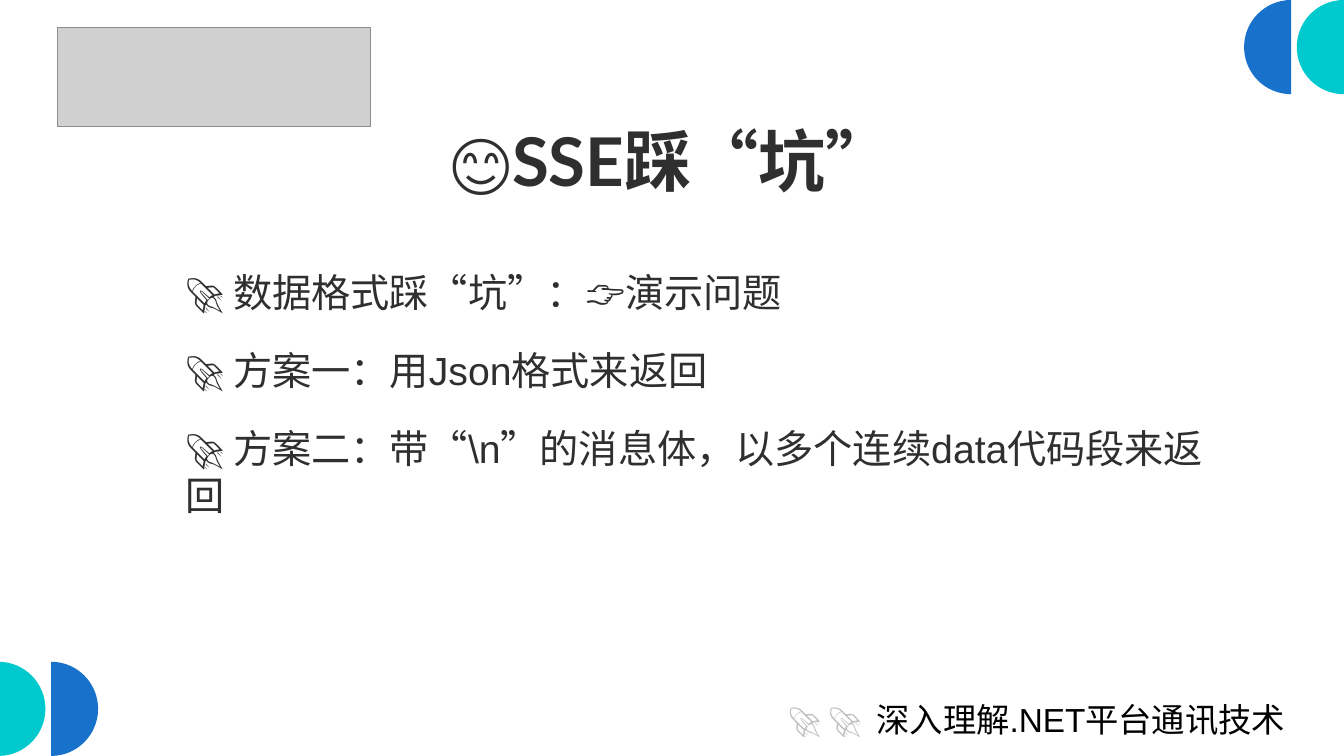
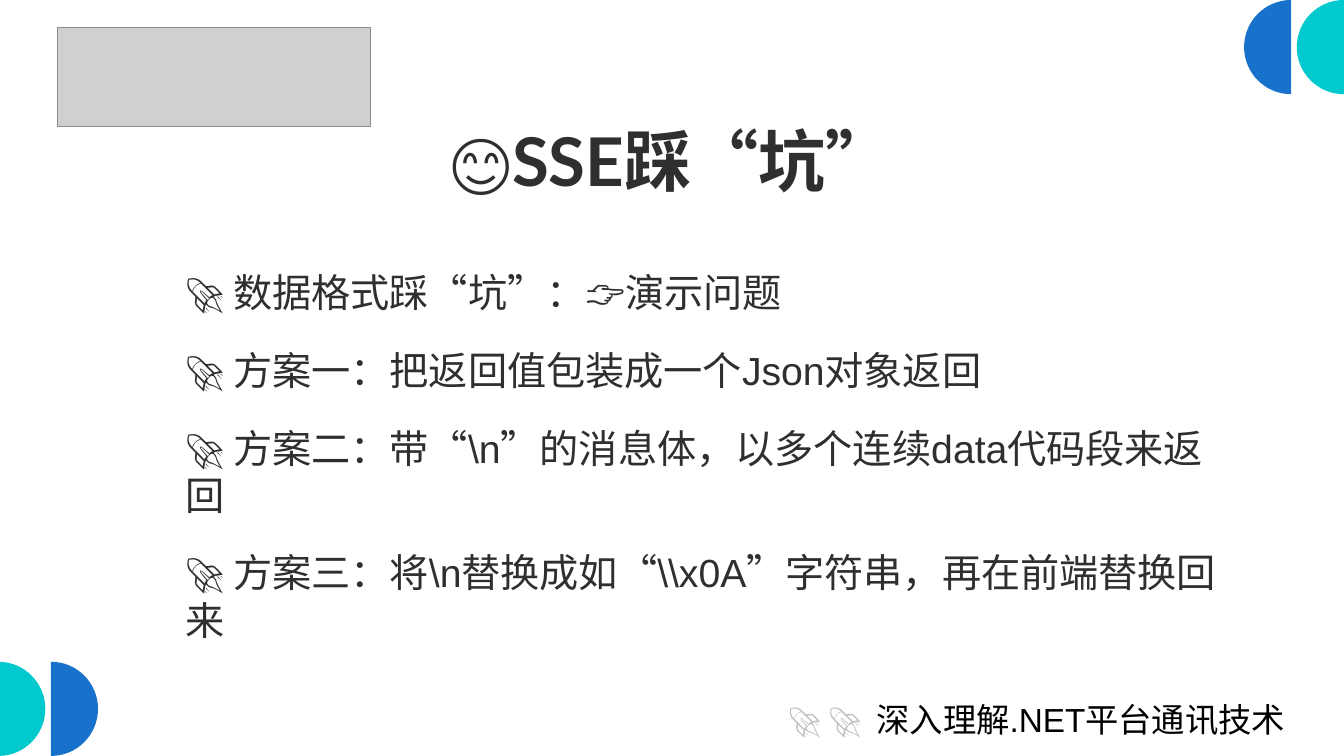
Before and after one commit to scottfly189/dotnet_net_course, a slide deck: slide 6 of src/8.SseDemo/sse_server.odp. Drawn at 1344x756 pixels with LibreOffice and Linux fonts; fonts in the diff are those of the drawing; grey boxes stand for pictures. Boxes give left, top, right and bottom in pixels: in the first picture for what was removed or moved away, otherwise in the second. Text is boxed around its words. In the diff, an @@ line names an element or a change of style, - is before the commit and + after.

```diff
--- a/src/8.SseDemo/sse_server.odp
+++ b/src/8.SseDemo/sse_server.odp
@@ text at box(233, 352, 981, 388): text changed @@
-🚀 方案一：用Json格式来返回
+🚀 方案一：把返回值包装成一个Json对象返回
@@ text at box(186, 554, 1216, 638): paragraph added @@
+🚀 方案三：将\n替换成如“\\x0A”字符串，再在前端替换回来
```
Also in this commit, not shown: 3 other slides changed, 5 other files.
